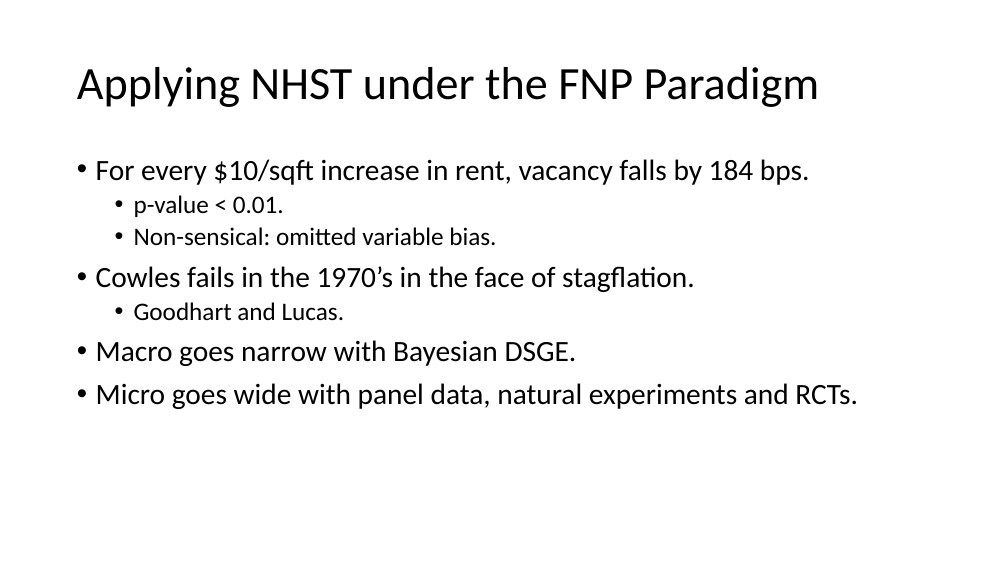
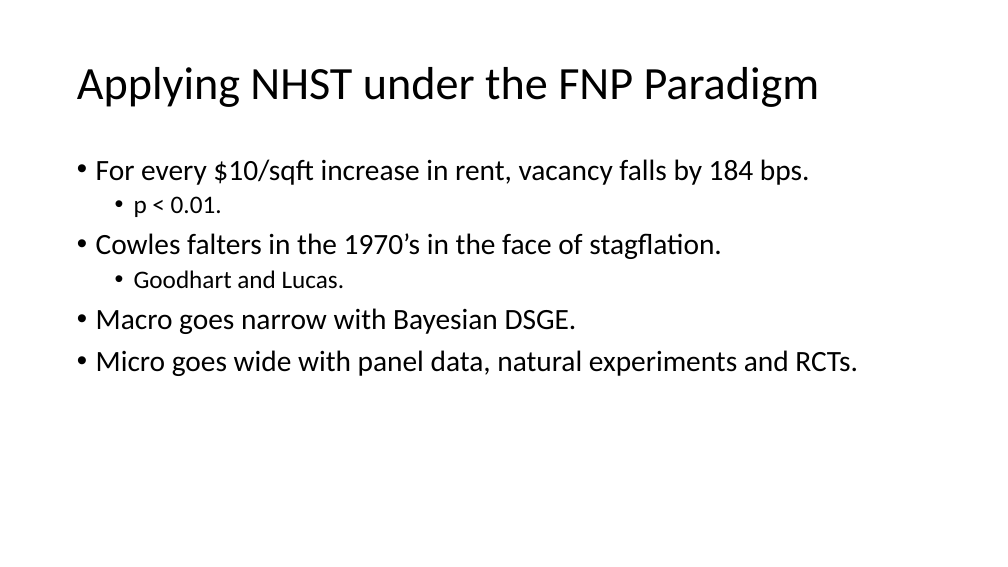
Before and after one commit to thsavage/Public-Presentations, a slide deck: slide 6 of It Ain't AI.pptx. Drawn at 1008x567 pixels with LibreOffice and Linux fonts; fonts in the diff are those of the drawing. Boxes give left, top, right and bottom in pixels: in the first picture for what was removed or moved away, otherwise in the second. Text is boxed around its words. In the diff, an @@ line names an element or a change of style, - is before the commit and + after.

```diff
--- a/It Ain't AI.pptx
+++ b/It Ain't AI.pptx
@@ text at box(96, 196, 722, 259): text changed; size 24 to 28 pt @@
-  • p-value < 0.01.
-  • Non-sensical: omitted variable bias.
-• Cowles fails in the 1970’s in the face of stagflation.
+  • p < 0.01.
+• Cowles falters in the 1970’s in the face of stagflation.
```
Also in this commit, not shown: 10 other slides changed.
